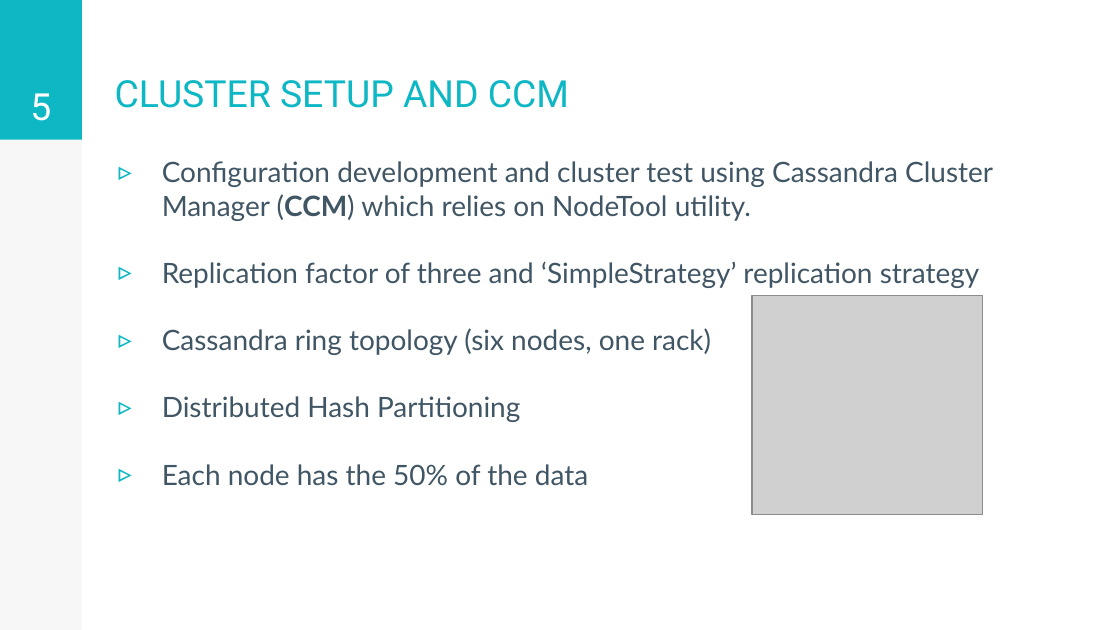
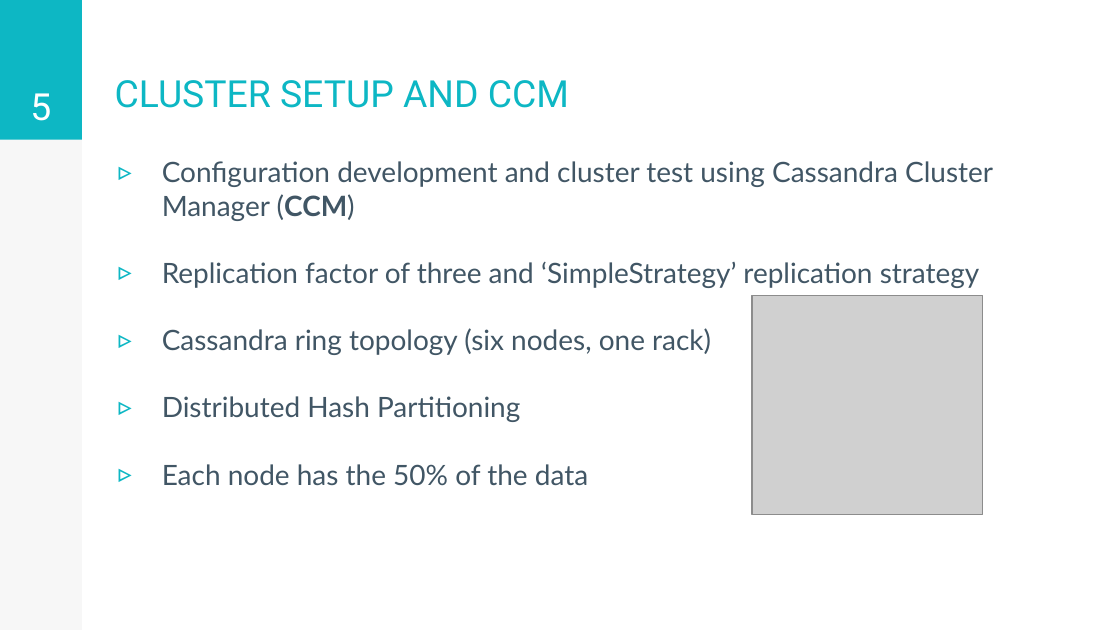
Before and after one commit to stefano-rebora/ADM_Project_2017-2018, a slide deck: slide 5 of documents/presentation.pptx. Drawn at 1120x630 pixels with LibreOffice and Linux fonts; fonts in the diff are those of the drawing; grey boxes stand for pictures. Boxes give left, top, right and bottom in pixels: in the first picture for what was removed or moved away, otherwise in the second. Text is boxed around its words. In the diff, an @@ line names an element or a change of style, - is before the commit and + after.

```diff
--- a/documents/presentation.pptx
+++ b/documents/presentation.pptx
@@ text at (162,161,993,221): text changed @@
-▹ Configuration development and cluster test using Cassandra Cluster Manager (CCM) which relies on NodeTool utility.
+▹ Configuration development and cluster test using Cassandra Cluster Manager (CCM)
```
Also in this commit, not shown: 2 other slides changed, 28 slides removed, 4 other files.
